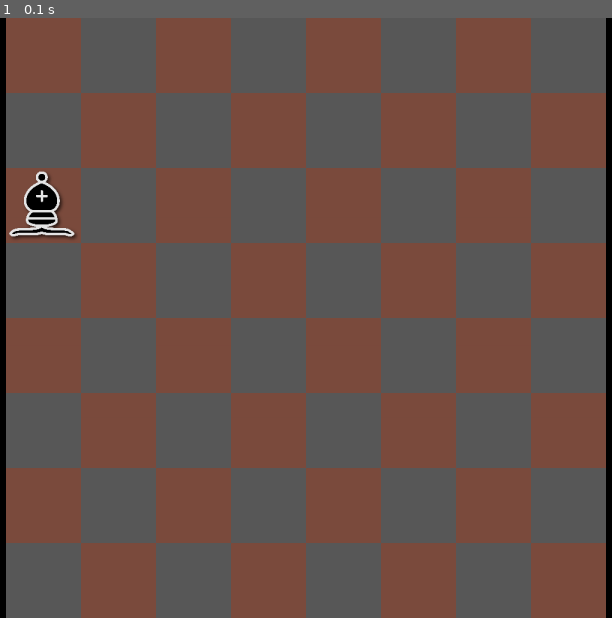
Above: before the commit, frame 1.
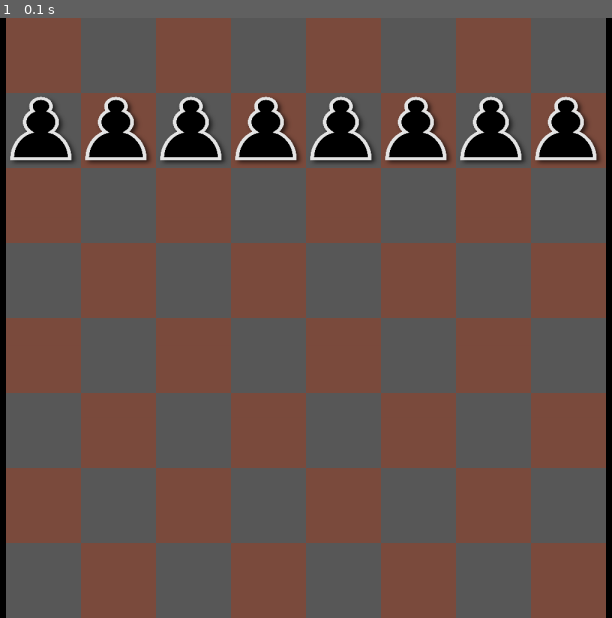
Above: after the commit, the same moment.

Repository: stromboli1/Skak-i-PY-game
Game: pygame game, started from Main.py
Two runs of this game, one before a commit and one after it. Both use one fixed random seed, a clock stepped at 60 frames per second and the inputs below.
Inputs:
- Up to frame 1 (0.1 s): no input

The runs differ from the first frame. In frame 1, 6.7% of the frame differs, in the area x 1-99%, y 13-37%.

Commit message:
Progress

Diff:
--- a/Classes.py
+++ b/Classes.py
@@ -1,42 +1,26 @@
-class chessPiece():
+class pawn():
     def __init__(self,x,y,img):
         self.x = x
         self.y = y
         self.img = img
+        self.firstMove = True
 
-        def move(self,dx,dy):
-            self.dy += dy*125
-            self.dx += dx*125
+class tower():
+    def __init__(self):
+        pass
 
-        def draw(self):
-            pass
+class runner():
+    def __init__(self):
+        pass
 
-        def death(self):
-            pass
+class queen():
+    def __init__(self):
+        pass
 
-class pawn(chessPiece):
-    def __init__(self,x,y,img):
-        self.dx = 0
-        self.dy = 1
-        super().__init__(x,y,img)
+class king():
+    def __init__(self):
+        pass
 
-
-
-class Rectangle:
-    def __init__(self, length, width):
-        self.length = length
-        self.width = width
-
-    def area(self):
-        return self.length * self.width
-
-    def perimeter(self):
-        return 2 * self.length + 2 * self.width
-
-# Here we declare that the Square class inherits from the Rectangle class
-class Square(Rectangle):
-    def __init__(self, length):
-        super().__init__(length, length)
-
-square = Square(4)
-print(square.area())
+class knight():
+    def __init__(self):
+        pass
--- a/Main.py
+++ b/Main.py
@@ -1,5 +1,7 @@
 import pygame as pg
+from Classes import pawn
 import os
+import random
 
 pg.init()
 win = pg.display.set_mode((1500,1000))
@@ -7,13 +9,16 @@
 clock = pg.time.Clock()
 path = os.path.abspath(os.getcwd()) + "//Chess_pieces_SVG//"
 
-print(path)
-
-chess_pieces = pg.image.load(path+"b_bishop_png_shadow_1024px.png")
+b_pawn_img = pg.image.load(path+"b_pawn_png_shadow_1024px.png")
 board_brown = pg.image.load(path+"square brown light_png_shadow_1024px.png")
 board_grey = pg.image.load(path+"square gray light _png_shadow_1024px.png")
 
-sc_chess_pieces = pg.transform.scale(chess_pieces,(125,125))
+sc_b_pawn_img = pg.transform.scale(b_pawn_img,(125,125))
+
+blackPieces = []
+
+for i in range(8):
+    blackPieces.append(pawn(250+125*i,125,sc_b_pawn_img))
 
 def redrawGameWindow():
     for x in range(8):
@@ -25,13 +30,21 @@
             else:
                 win.blit(pg.transform.scale(board_grey,(125,125)),(250+125*x,125*y))
 
-    win.blit(sc_chess_pieces,(250,250))
+    for i in blackPieces:
+        win.blit(i.img,(i.x,i.y))
 
     pg.display.update()
 
 run = True
+turn = random.randint(0,1)
 while run:
+    pressed1, pressed2, pressed3 = pg.mouse.get_pressed()
+    keys = pg.key.get_pressed()
     for event in pg.event.get():
         if event.type == pg.QUIT:
             run = False
+    if pressed1:
+        pos = pg.mouse.get_pos()
+        print(pos)
+
     redrawGameWindow()
